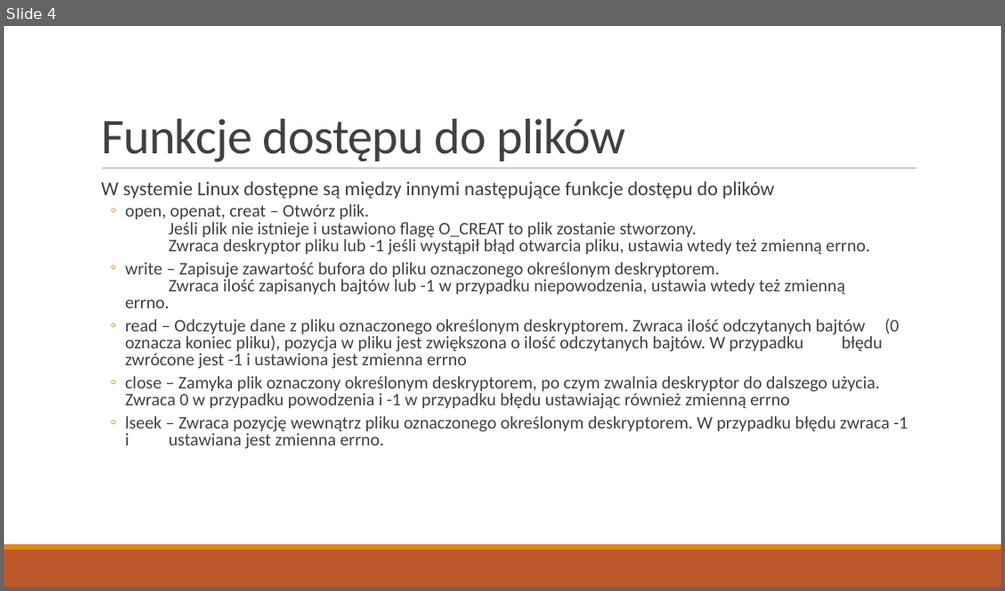
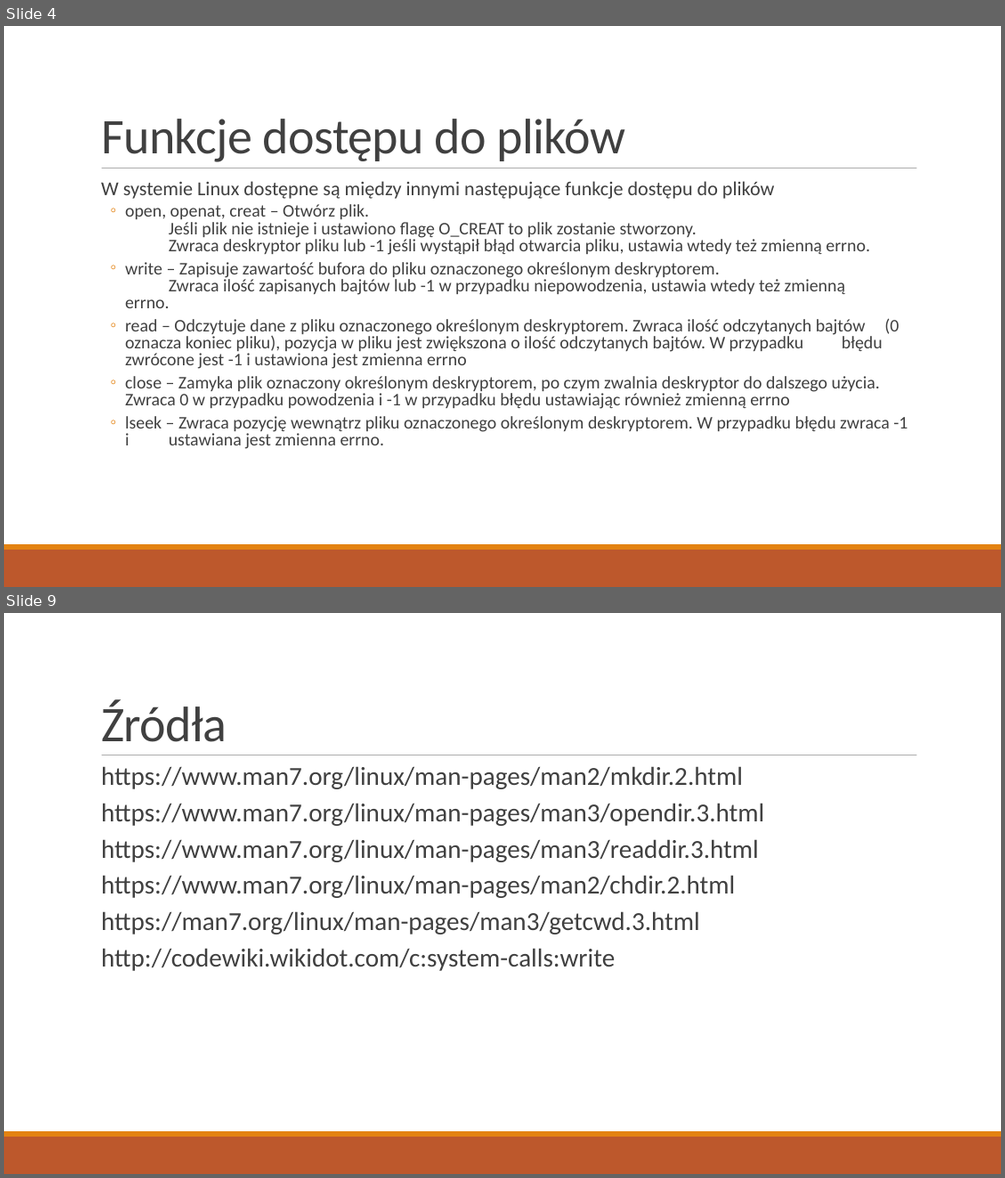
Before and after one commit to Epacik/ZaliczenieSystemowOperacyjnych, a slide deck: Projekt - Damian Kuśmierz.odp. Shown one above the other, each under a label of ours: slide 4 before the commit, slides 4 and 9 after it; the slides between them are not shown. The pictures are 1005x591 and 1005x1178 pixels, drawn with LibreOffice and Linux fonts; fonts in the diff are those of the drawing. Boxes give left, top, right and bottom in pixels: in the first picture for what was removed or moved away, otherwise in the second. Text is boxed around its words. In the diff, an @@ line names an element or a change of style, - is before the commit and + after.

```diff
--- a/Projekt - Damian Kuśmierz.odp
+++ b/Projekt - Damian Kuśmierz.odp
@@ slide 9 added at (4,613,1001,1174), background #FFFFFF; not listed: 3 template elements that a slide beside it also shows @@
@@ title added at (101,699,226,742), 48 pt, text #404040 @@
+Źródła
@@ text added at (101,766,764,971), 25 pt, text #404040 @@
+  https://www.man7.org/linux/man-pages/man2/mkdir.2.html
+  https://www.man7.org/linux/man-pages/man3/opendir.3.html
+  https://www.man7.org/linux/man-pages/man3/readdir.3.html
+  https://www.man7.org/linux/man-pages/man2/chdir.2.html
+  https://man7.org/linux/man-pages/man3/getcwd.3.html
+  http://codewiki.wikidot.com/c:system-calls:write
```
Also in this commit, not shown: 1 slide changed, 3 other slides added, 1 slide removed.
